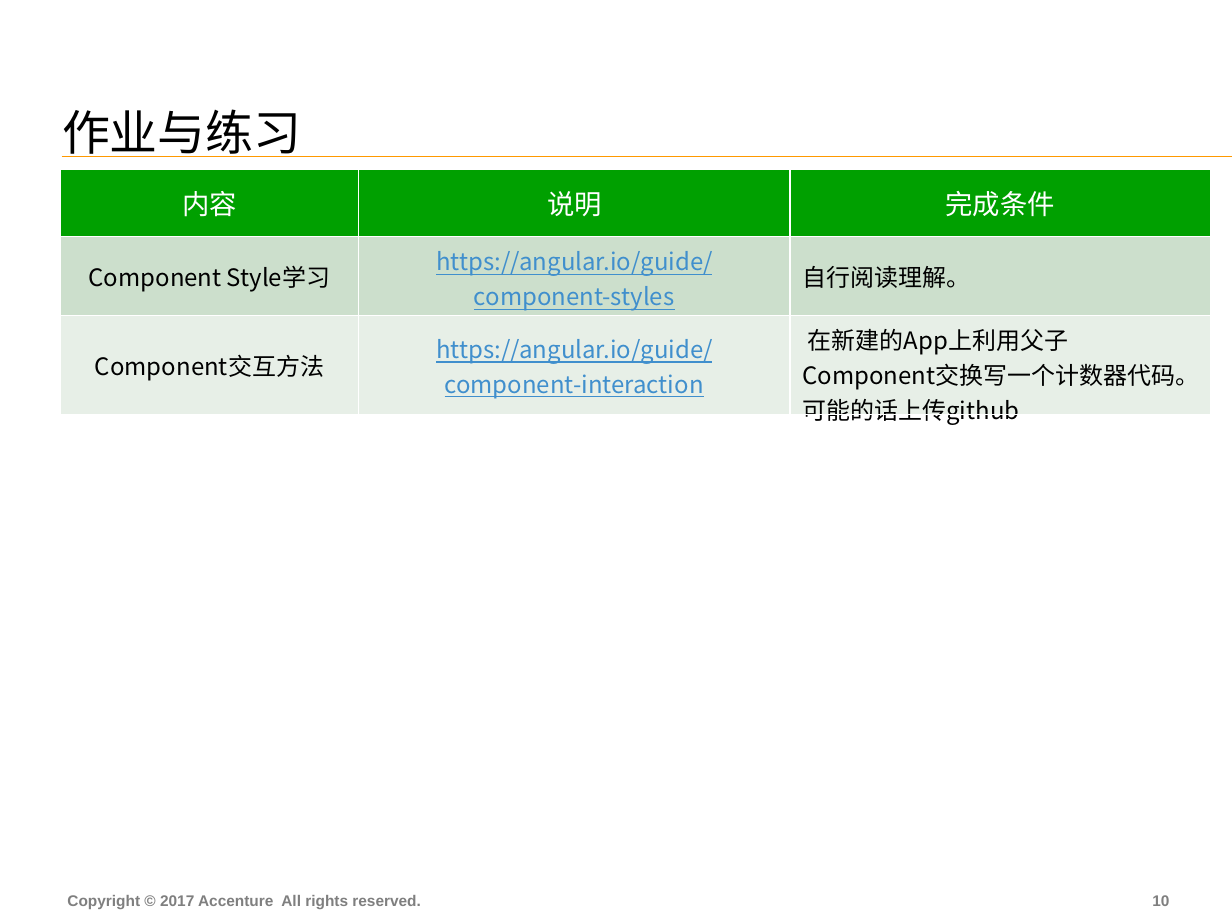
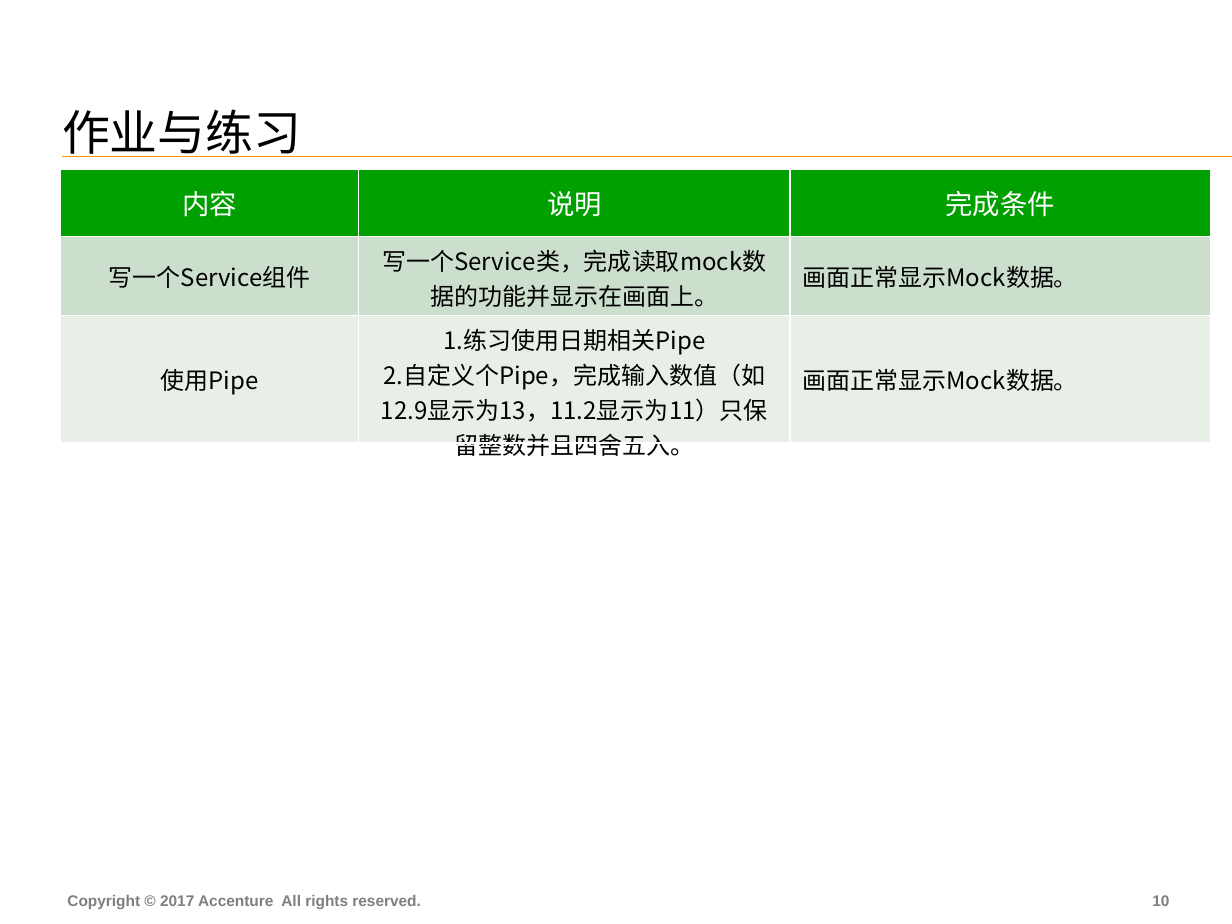
Before and after one commit to FS-Angular-Interest-Group/AngularTraining, a slide deck: slide 11 of PPT/07-Accenture-FS-Angular-Service.pptx. Drawn at 1232x924 pixels with LibreOffice and Linux fonts; fonts in the diff are those of the drawing. Boxes give left, top, right and bottom in pixels: in the first picture for what was removed or moved away, otherwise in the second. Text is boxed around its words. In the diff, an @@ line names an element or a change of style, - is before the commit and + after.

Commit message:
Update 07 ppt.

```diff
--- a/PPT/07-Accenture-FS-Angular-Service.pptx
+++ b/PPT/07-Accenture-FS-Angular-Service.pptx
@@ table at <box>60,169,1210,460</box> @@
-row 2: Component Style学习 | https://angular.io/guide/component-styles | 自行阅读理解。
+row 2: 写一个Service组件 | 写一个Service类，完成读取mock数据的功能并显示在画面上。 | 画面正常显示Mock数据。
-row 3: Component交互方法 | https://angular.io/guide/component-interaction | 在新建的App上利用父子Component交换写一个计数器代码。可能的话上传github
+row 3: 使用Pipe | 1.练习使用日期相关Pipe / 2.自定义个Pipe，完成输入数值（如12.9显示为13，11.2显示为11）只保留整数并且四舍五入。 | 画面正常显示Mock数据。
```
